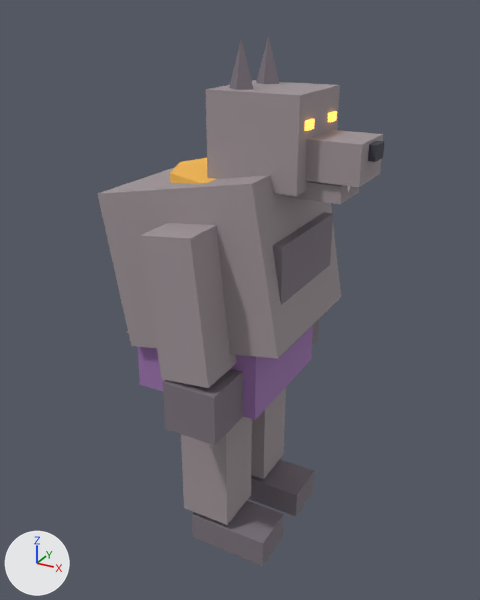
Before and after pictures for a commit that changed the FBX model Assets/Art/Models/Werewolf.fbx.
Both versions are drawn from a camera (50 mm lens) standing at (1.62, -2.82, 2.79) and looking at (0.06, 0.03, 1.36). The axes (+X, +Y, +Z) are drawn at lower left. The lights are the same throughout. The picture after the commit comes second. Where no turn or scale is listed for an object, it has been applied to the vertices.

The older version as bpy lines, for what is in view:
```python
me_werewolf = bpy.data.meshes.new('Werewolf')
me_werewolf.from_pydata(...)  # 208 vertices, 166 faces; spans x -0.71..0.76, y -0.62..0.62, z 0.0..2.67
me_werewolf.materials.append(mat_fur)  # grey #a09599
me_werewolf.materials.append(mat_furdark)  # grey #7c737c
me_werewolf.materials.append(mat_hatband)  # orange #f9bc50
me_werewolf.materials.append(mat_shorts)  # purple #a076b3
me_werewolf.materials.append(mat_black)  # dark grey #3f3f4b
me_werewolf.materials.append(mat_fireglow)  # orange #ffb350, glowing orange #ffb350
me_werewolf.materials.append(mat_tooth)  # white #f9f9f3
me_werewolf.materials.append(mat_tongue)  # pink #e789a0
me_werewolf.materials.append(mat_claw)  # white #f6f3e7
ob_werewolf = bpy.data.objects.new('Werewolf', me_werewolf)
ob_werewolf.location = (0.0, 0.0, 0.0)
```
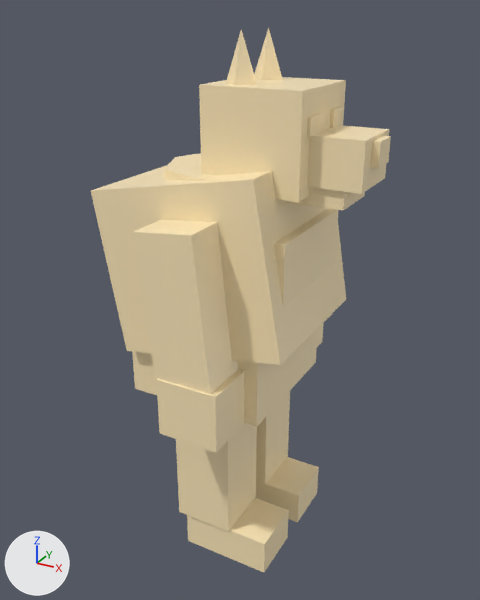
Edits to the bpy script that builds the scene:
```text
Change me_werewolf:
    remove me_werewolf.from_pydata(...)  # 208 vertices, 166 faces; spans x -0.71..0.76, y -0.62..0.62, z 0.0..2.67
    add me_werewolf.from_pydata(...)  # 416 vertices, 332 faces; spans x -0.74..0.78, y -0.64..0.64, z -0.02..2.7
    me_werewolf part 1: the loose piece of 8 vertices spanning x -0.49..0.49, y -0.4..0.4, z 1.18..2.12 is copied, and the copy is scaled about its middle by 1.05, in mat_outlinewarm (beige #ffeabc); it spans x -0.51..0.51, y -0.42..0.42, z 1.16..2.14
    me_werewolf part 2: a new loose piece, a box spanning x 0.13..0.47, y -0.32..0.32, z 1.25..1.85, in mat_outlinewarm (beige #ffeabc)
    me_werewolf part 3: a new loose piece, an 8-sided cylinder along z spanning x -0.3..0.4, y -0.35..0.35, z 1.87..2.09, in mat_outlinewarm (beige #ffeabc)
    me_werewolf part 4: a new loose piece, a box spanning x -0.37..0.37, y -0.37..0.37, z 0.9..1.3, in mat_outlinewarm (beige #ffeabc)
    me_werewolf part 5: a new loose piece, a box spanning x 0.0..0.5, y -0.25..0.25, z 2.02..2.48, in mat_outlinewarm (beige #ffeabc)
    me_werewolf part 6: a new loose piece, a box spanning x 0.35..0.75, y -0.16..0.16, z 2.07..2.29, in mat_outlinewarm (beige #ffeabc)
    me_werewolf part 7: a new loose piece, a box spanning x 0.68..0.78, y -0.07..0.07, z 2.16..2.28, in mat_outlinewarm (beige #ffeabc)
    me_werewolf part 8: the loose piece of 5 vertices spanning x 0.08..0.22, y -0.18..-0.08, z 2.43..2.67 is copied, and the copy is scaled about its middle by (1.44, 1.6, 1.22), then moved by (0.0, 0.0, 0.01), in mat_outlinewarm (beige #ffeabc); it spans x 0.05..0.25, y -0.21..-0.05, z 2.41..2.7
    me_werewolf part 9: a new loose piece, a box spanning x 0.45..0.51, y -0.185..-0.075, z 2.29..2.37, in mat_outlinewarm (beige #ffeabc)
    me_werewolf part 10: the loose piece of 5 vertices spanning x 0.08..0.22, y 0.08..0.18, z 2.43..2.67 is copied, and the copy is scaled about its middle by (1.44, 1.6, 1.22), then moved by (0.0, 0.0, 0.01), in mat_outlinewarm (beige #ffeabc); it spans x 0.05..0.25, y 0.05..0.21, z 2.41..2.7
    me_werewolf part 11: a new loose piece, a box spanning x 0.45..0.51, y 0.075..0.185, z 2.29..2.37, in mat_outlinewarm (beige #ffeabc)
    me_werewolf part 12: a new loose piece, a box spanning x 0.3..0.66, y -0.14..0.14, z 1.98..2.1, in mat_outlinewarm (beige #ffeabc)
    me_werewolf part 13: the loose piece of 8 vertices spanning x -0.09..0.25, y -0.61..-0.35, z 1.19..1.91 is copied, and the copy is scaled about its middle by (1.15, 1.16, 1.06), in mat_outlinewarm (beige #ffeabc); it spans x -0.11..0.27, y -0.63..-0.33, z 1.17..1.93
    me_werewolf part 14: a new loose piece, a box spanning x -0.02..0.3, y -0.64..-0.32, z 0.9..1.2, in mat_outlinewarm (beige #ffeabc)
    me_werewolf part 15: a new loose piece, a box spanning x -0.02..0.3, y 0.32..0.64, z 0.9..1.2, in mat_outlinewarm (beige #ffeabc)
    me_werewolf part 16: a new loose piece, a box spanning x -0.11..0.21, y -0.38..-0.06, z 0.18..1.02, in mat_outlinewarm (beige #ffeabc)
    me_werewolf part 17: a new loose piece, a box spanning x -0.07..0.43, y -0.37..-0.07, z -0.02..0.18, in mat_outlinewarm (beige #ffeabc)
    me_werewolf part 18: a new loose piece, a box spanning x -0.11..0.21, y 0.06..0.38, z 0.18..1.02, in mat_outlinewarm (beige #ffeabc)
    me_werewolf part 19: a new loose piece, a box spanning x -0.07..0.43, y 0.07..0.37, z -0.02..0.18, in mat_outlinewarm (beige #ffeabc)
    other edits to the shape of me_werewolf do not show in these pictures
    add me_werewolf.materials.append(mat_outlinewarm)  # beige #ffeabc
```

Changed parts and their boxes [x1, y1, x2, y2] in the pictures (480 x 600 px):
'Werewolf', reshaped: before [98, 36, 384, 566]; after [91, 28, 391, 572]
part 1 of me_werewolf, added (beige): after [91, 165, 346, 365]
part 2 of me_werewolf, added (beige): after [274, 209, 338, 365]
part 3 of me_werewolf, added (beige): after [164, 153, 216, 181]
part 4 of me_werewolf, added (beige): after [132, 329, 318, 427]
part 5 of me_werewolf, added (beige): after [199, 77, 346, 202]
part 6 of me_werewolf, added (beige): after [307, 125, 389, 194]
part 7 of me_werewolf, added (beige): after [371, 136, 391, 168]
part 8 of me_werewolf, added (beige): after [226, 30, 257, 85]
part 9 of me_werewolf, added: after [307, 114, 321, 137]
part 10 of me_werewolf, added (beige): after [254, 28, 283, 80]
part 11 of me_werewolf, added: after [330, 107, 343, 128]
part 12 of me_werewolf, added (beige): after [287, 187, 365, 211]
part 13 of me_werewolf, added (beige): after [133, 219, 238, 394]
part 14 of me_werewolf, added (beige): after [156, 369, 244, 453]
part 15 of me_werewolf, added (mostly hidden): after [317, 324, 323, 347]
part 16 of me_werewolf, added (beige): after [176, 423, 257, 532]
part 17 of me_werewolf, added (beige): after [187, 498, 289, 572]
part 18 of me_werewolf, added (beige): after [256, 391, 290, 485]
part 19 of me_werewolf, added (beige): after [255, 457, 319, 522]
